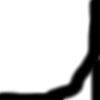
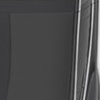
Layer changes from the first w=100, h=100 image to the second:
added layer "Pasted Layer" above "Background" over (0, 0, 100, 100)
painted on "Background" over (0, 0, 100, 100)
